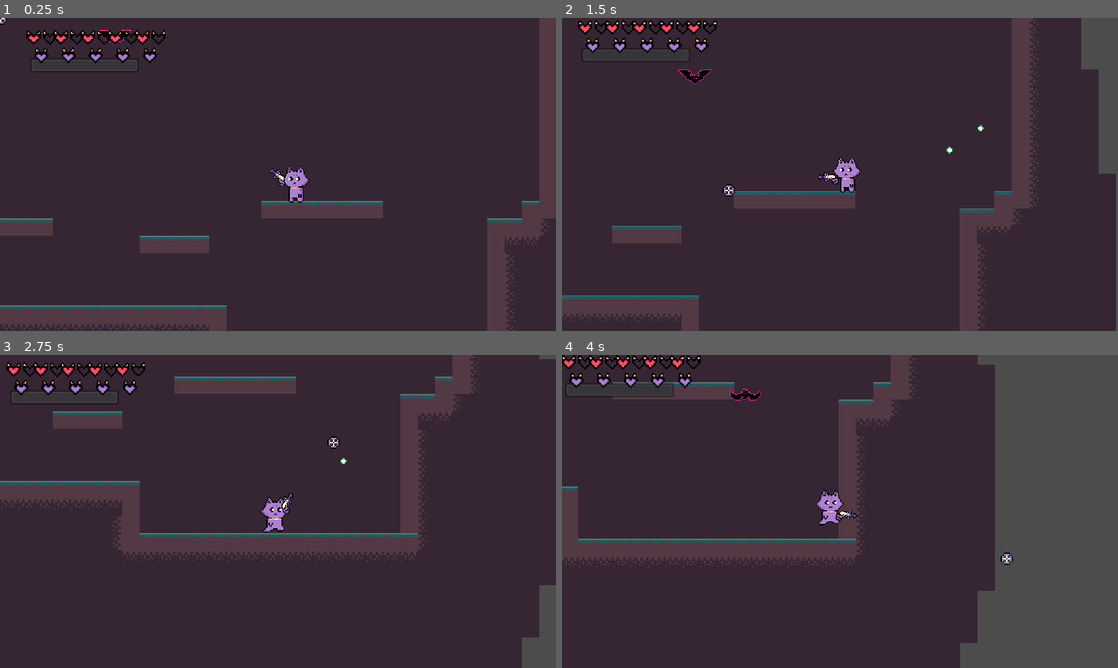
Above: before the commit, frames 1-4 (two rows, left to right).
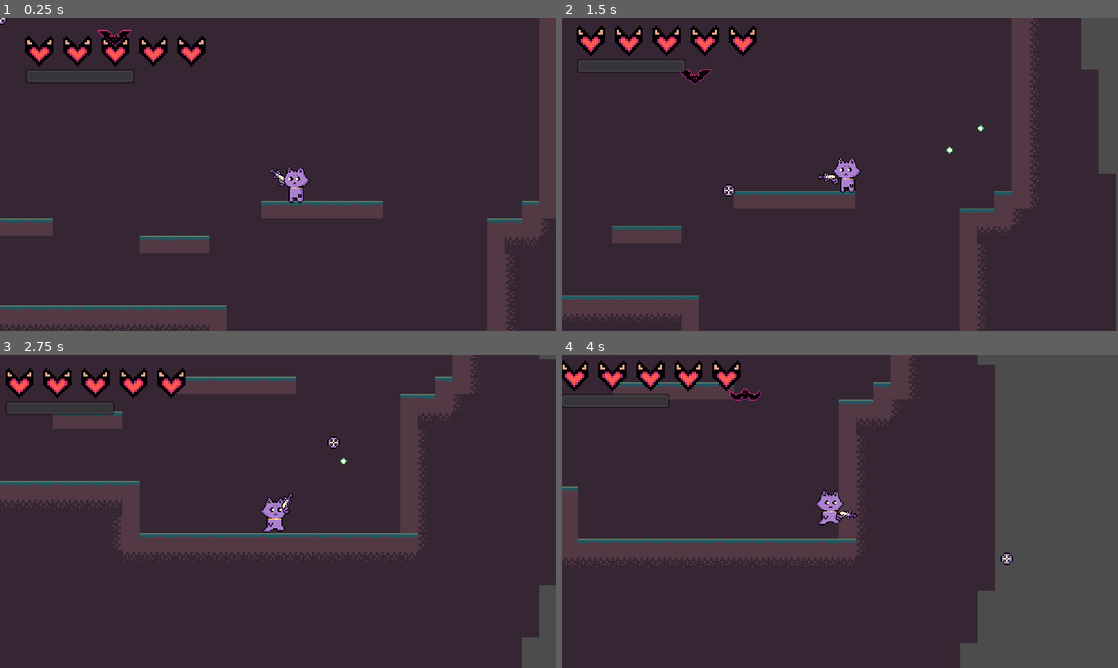
Above: after the commit, the same moments.

Repository: djtrashboat/godot_jam_9_2022
Game: Godot game, scene res://scenes/World.tscn
The game is run twice, just before and just after one commit, with the same random seed, the same clock (stepped at 60 frames per second) and the same inputs. The engine's default icon, where the game draws it, is replaced by a stand-in: a white triangle on a blue panel in a dark square.
Inputs (mouse positions are in pixels of both pictures, inside the frame that each line leads up to):
- Up to frame 1 (0.25 s): no input
- Up to frame 2 (1.5 s): move the mouse to (962, 158) at 0.52 s; press the mouse at (962, 158) at 0.53 s; hold Right (ui_right) from 0.53 s (still down); tap Up (ui_up) at 0.77 s; move the mouse to (728, 190) at 1.27 s; release the mouse at (728, 190) at 1.28 s; click (728, 190) at 1.35 s
- Up to frame 3 (2.75 s): tap Up (ui_up) at 1.52 s; move the mouse to (333, 442) at 2.02 s; release Right (ui_right) at 2.03 s; press the mouse at (333, 442) at 2.03 s; hold Left (ui_left) from 2.03 s (still down)
- Up to frame 4 (4 s): move the mouse to (812, 574) at 2.77 s; release Left (ui_left) at 2.78 s; release the mouse at (812, 574) at 2.78 s; hold Right (ui_right) from 2.78 s (still down); click (812, 574) at 2.85 s; tap Up (ui_up) at 3.02, 3.77 s; move the mouse to (1006, 558) at 3.52 s; press the mouse at (1006, 558) at 3.53 s

The runs differ from the first frame. In frame 1, 2.2% of the frame differs, in the area x 4-37%, y 3-21%; in frame 2, 2.2%; in frame 3, 2.3%; in frame 4, 2.5%, in the area x 0-33%, y 0-17%.

Commit message:
changed life

Diff:
--- a/platformer template/scenes/LifeScene.tscn
+++ b/platformer template/scenes/LifeScene.tscn
@@ -1,7 +1,8 @@
 [gd_scene load_steps=2 format=2]
 
-[ext_resource path="res://assets/art/life.png" type="Texture" id=1]
+[ext_resource path="res://assets/art/vida_do_gato.png" type="Texture" id=1]
 
 [node name="Sprite" type="Sprite"]
-position = Vector2( 14, 15 )
+position = Vector2( 13, 14 )
+scale = Vector2( 2, 2 )
 texture = ExtResource( 1 )
--- a/platformer template/scenes/Player.tscn
+++ b/platformer template/scenes/Player.tscn
@@ -13,6 +13,7 @@
 [ext_resource path="res://scenes/Upgrades.tscn" type="PackedScene" id=11]
 [ext_resource path="res://scenes/Died.tscn" type="PackedScene" id=12]
 [ext_resource path="res://assets/art/gato_animado.png" type="Texture" id=13]
+[ext_resource path="res://scenes/LifeScene.tscn" type="PackedScene" id=14]
 
 [sub_resource type="AtlasTexture" id=3]
 atlas = ExtResource( 6 )
@@ -120,6 +121,7 @@
 [node name="AnimatedSprite" type="AnimatedSprite" parent="."]
 frames = SubResource( 11 )
 animation = "run"
+frame = 1
 playing = true
 
 [node name="CollisionShape2D" type="CollisionShape2D" parent="."]
@@ -171,11 +173,68 @@
 pause_mode = 2
 z_index = 10
 
+[node name="UI" parent="Upgrades" index="0"]
+position = Vector2( 5.00002, -4.99999 )
+
+[node name="Aura" parent="Upgrades" index="1"]
+margin_left = -150.0
+margin_top = -68.0
+margin_right = -87.0
+margin_bottom = 5.0
+
+[node name="DMG" parent="Upgrades" index="2"]
+margin_left = -58.0
+margin_top = -67.0
+margin_right = 5.0
+margin_bottom = 6.0
+
+[node name="Pierce" parent="Upgrades" index="3"]
+margin_left = 21.0
+margin_top = -67.0
+margin_right = 84.0
+margin_bottom = 6.0
+
+[node name="FireRate" parent="Upgrades" index="4"]
+margin_left = 95.0
+margin_top = -68.0
+margin_right = 158.0
+margin_bottom = 5.0
+
+[node name="Front" parent="Upgrades" index="5"]
+margin_left = -66.0
+margin_top = 9.0
+margin_right = -3.0
+margin_bottom = 82.0
+
+[node name="Back" parent="Upgrades" index="6"]
+margin_left = 3.0
+margin_top = 3.0
+margin_right = 66.0
+margin_bottom = 76.0
+
 [node name="Died" parent="." instance=ExtResource( 12 )]
 pause_mode = 2
+position = Vector2( -5, -7 )
 z_index = 1
 
+[node name="Reset" parent="Died" index="0"]
+__meta__ = {
+"_edit_use_anchors_": true
+}
+
+[node name="Quit" parent="Died" index="1"]
+__meta__ = {
+"_edit_use_anchors_": true
+}
+
 [node name="XPBar" parent="." instance=ExtResource( 1 )]
+margin_left = -248.0
+margin_top = -106.0
+margin_right = -147.0
+margin_bottom = -92.0
+
+[node name="Life" parent="." instance=ExtResource( 14 )]
+position = Vector2( -235, -122 )
 
 [connection signal="animation_finished" from="braco/effect" to="." method="_on_effect_animation_finished"]
 [connection signal="timeout" from="atk_cd" to="." method="_on_atk_cd_timeout"]
--- a/platformer template/scenes/UI.tscn
+++ b/platformer template/scenes/UI.tscn
@@ -1,6 +1,7 @@
 [gd_scene load_steps=2 format=2]
 
-[ext_resource path="res://assets/art/life.png" type="Texture" id=1]
+[sub_resource type="StreamTexture" id=1]
+load_path = "res://.import/life.png-a236955684aca7ef9596d15a25d28fa1.stex"
 
 [node name="UIPlayer" type="Control"]
 margin_right = 40.0
@@ -8,4 +9,4 @@
 
 [node name="Life" type="Sprite" parent="."]
 position = Vector2( 15, 16 )
-texture = ExtResource( 1 )
+texture = SubResource( 1 )
--- a/platformer template/scenes/XPBar.tscn
+++ b/platformer template/scenes/XPBar.tscn
@@ -1,7 +1,10 @@
-[gd_scene format=2]
+[gd_scene load_steps=2 format=2]
+
+[sub_resource type="Theme" id=1]
 
 [node name="XPBar" type="ProgressBar"]
 margin_right = 101.0
 margin_bottom = 14.0
+theme = SubResource( 1 )
 value = 50.0
 percent_visible = false
--- a/platformer template/scripts/Player.gd
+++ b/platformer template/scripts/Player.gd
@@ -14,6 +14,7 @@
 onready var aura_area = $Aura
 onready var upgrades_ui = $Upgrades
 onready var died = $Died
+onready var life_base_node = $Life
 onready var xp_bar = $XPBar
 onready var camera = $Camera2D
 
@@ -75,12 +76,13 @@
 func _ready():
 	upgrades_ui.visible = false
 	died.visible = false
-	died.position = Vector2.ZERO
-	xp_bar.set_position(Vector2(-get_parent().get_viewport_rect().size.x / 2.1, position.y - get_parent().get_viewport_rect().size.y / 2.4))
-	for i in range(current_life):
+	died.position = Vector2.ZERO        #center
+	upgrades_ui.position = Vector2.ZERO #center
+	lifes_instances.push_back(life_base_node)
+	for i in range(len(lifes_instances), current_life):
 		var life_ins = LIFE.instance()
-		life_ins.position.x = 25 * i - get_parent().get_viewport_rect().size.x / 2.2
-		life_ins.position.y = position.y - get_parent().get_viewport_rect().size.y / 2.2
+		life_ins.position.x = lifes_instances[i - 1].position.x + 35
+		life_ins.position.y = lifes_instances[i - 1].position.y
 		lifes_instances.append(life_ins)
 		add_child(life_ins)
 
@@ -237,7 +239,7 @@
 	if not is_invincible:
 		invincible_cd.start()
 		current_life -= 1
-		lifes_instances[current_life].modulate = Color.black
+		lifes_instances[current_life].modulate.a = 0.4
 	if current_life <= 0:
 		die()
 	print("Current life:", current_life)
@@ -289,13 +291,12 @@
 		bodies[i].get_hurt(dmg)
 
 func update_levels():
-	if current_xp >= xp_next_level:
+	if current_xp >= xp_next_level and overall_level() < max_overall_level:
 		current_xp = current_xp - xp_next_level
 		xp_next_level = calc_xp_next_level(overall_level() + 1)
 		xp_bar.max_value = xp_next_level
 		print_player_status()
 		if overall_level() < max_overall_level:
-			upgrades_ui.global_position = global_position - get_parent().get_viewport_rect().size / 4
 			upgrades_ui.visible = true
 			upgrades_scene = true
 			get_tree().paused = true
Binary file removed: platformer template/assets/art/life.png
Not shown, changed: platformer template/assets/art/vida_do_gato.png.import
Not shown: 1 places in platformer template/scenes/Player.tscn that only renumber resources
